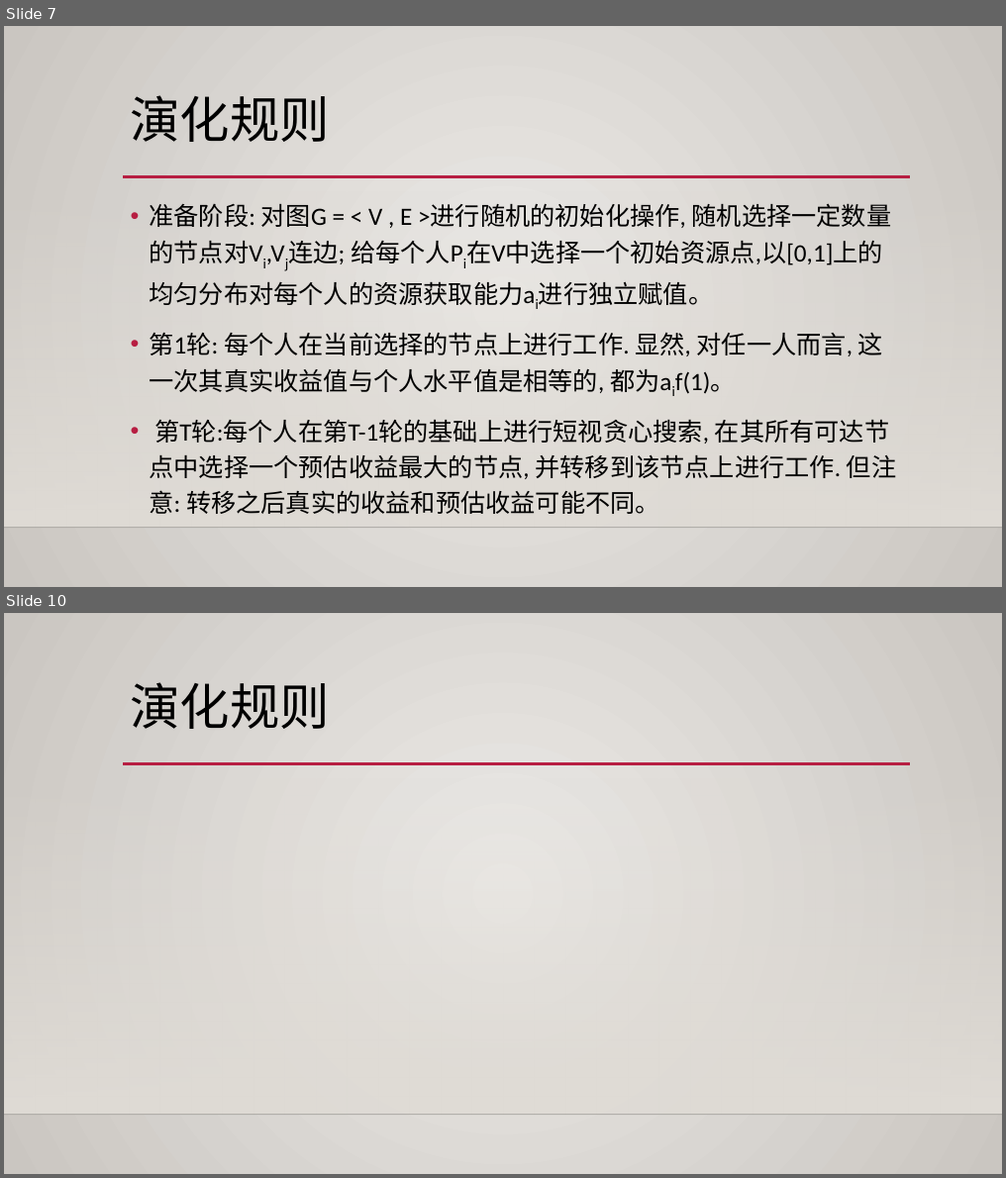
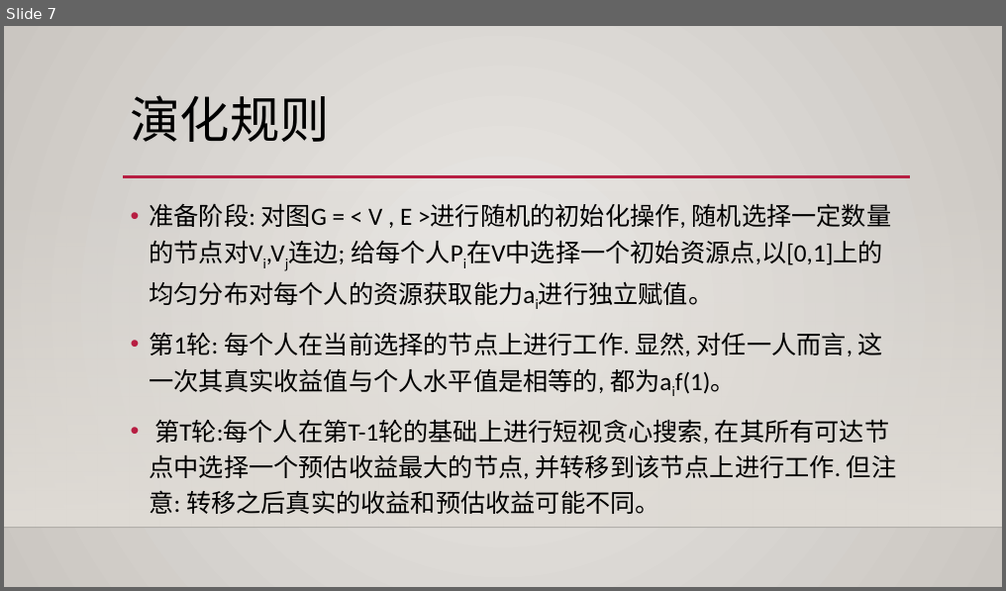
Before and after one commit to phoenixrain-pku/SocialComputing, a slide deck: 内卷问题建模与分析.pptx. Shown one above the other, each under a label of ours: slides 7 and 10 before the commit, slide 7 after it; the slides between them are not shown. The pictures are 1006x1178 and 1006x591 pixels, drawn with LibreOffice and Linux fonts; fonts in the diff are those of the drawing; background and template pictures are left out. Boxes give left, top, right and bottom in pixels: in the first picture for what was removed or moved away, otherwise in the second. Text is boxed around its words. In the diff, an @@ line names an element or a change of style, - is before the commit and + after.

```diff
--- a/内卷问题建模与分析.pptx
+++ b/内卷问题建模与分析.pptx
@@ slide 10 removed at bbox=[4, 613, 1002, 1174], background gradient #ECEAE7 to #CAC7C1; not listed: 3 template elements that a slide beside it also shows @@
@@ title removed at bbox=[131, 682, 331, 729] @@
-演化规则
```
Also in this commit, not shown: 1 slide changed, 1 slide added, 4 other slides removed, 3 other files.
